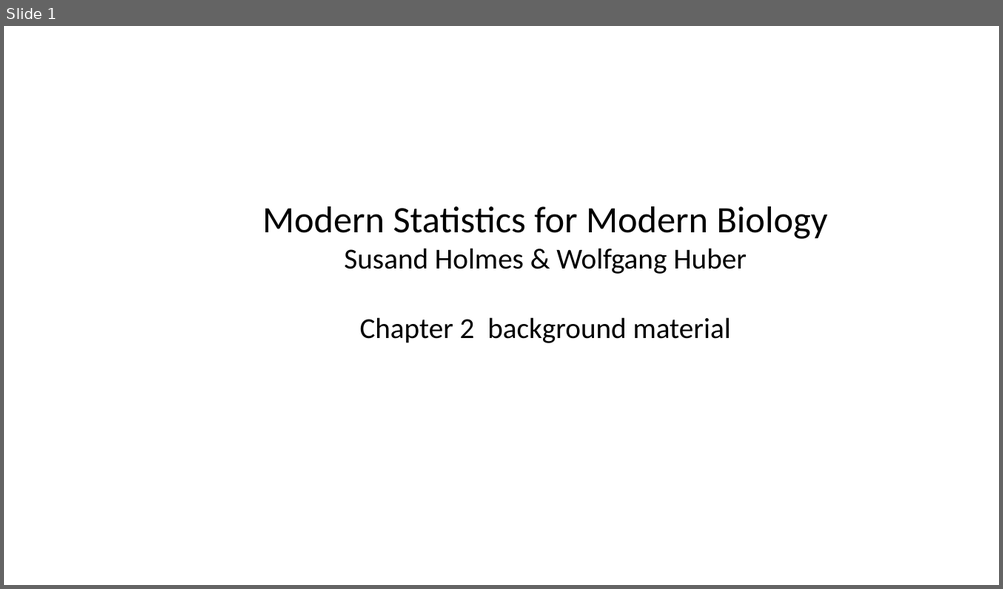
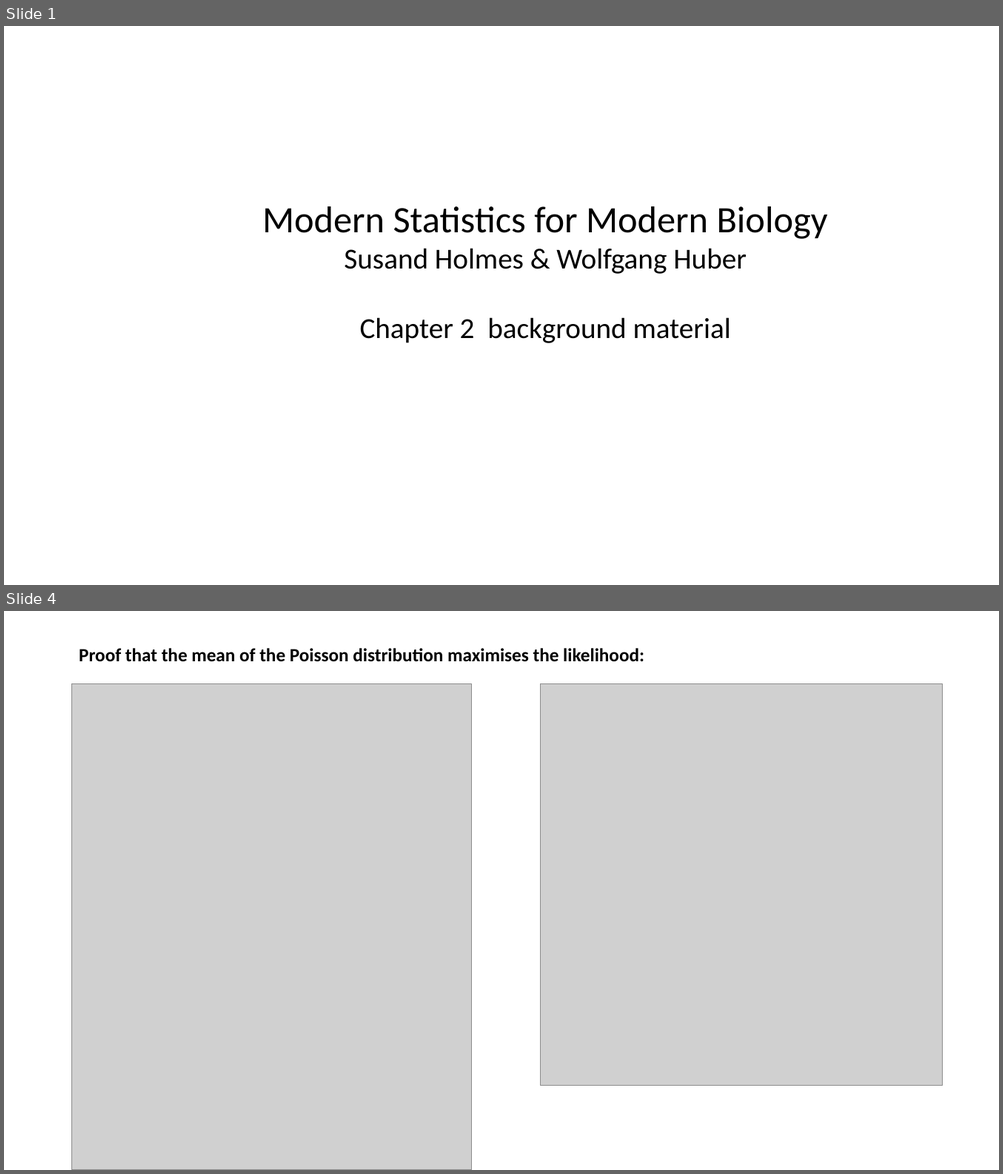
Before and after one commit to jsemple19/modernStats4biol_Holmes, a slide deck: chapter02/Chapter02pptx.pptx. Shown one above the other, each under a label of ours: slide 1 before the commit, slides 1 and 4 after it; the slides between them are not shown. The pictures are 1003x589 and 1003x1174 pixels, drawn with LibreOffice and Linux fonts; fonts in the diff are those of the drawing; grey boxes stand for pictures. Boxes give left, top, right and bottom in pixels: in the first picture for what was removed or moved away, otherwise in the second. Text is boxed around its words. In the diff, an @@ line names an element or a change of style, - is before the commit and + after.

```diff
--- a/chapter02/Chapter02pptx.pptx
+++ b/chapter02/Chapter02pptx.pptx
@@ slide 4 added at (4,611,999,1170), background #FFFFFF @@
@@ text added at (79,648,644,662), 18 pt, text #000000, bold @@
+Proof that the mean of the Poisson distribution maximises the likelihood:
@@ picture added at (72,684,472,1170) @@
@@ picture added at (540,684,942,1086) @@
```
Also in this commit, not shown: 1 slide changed, 1 other slide added, 2 other files.
